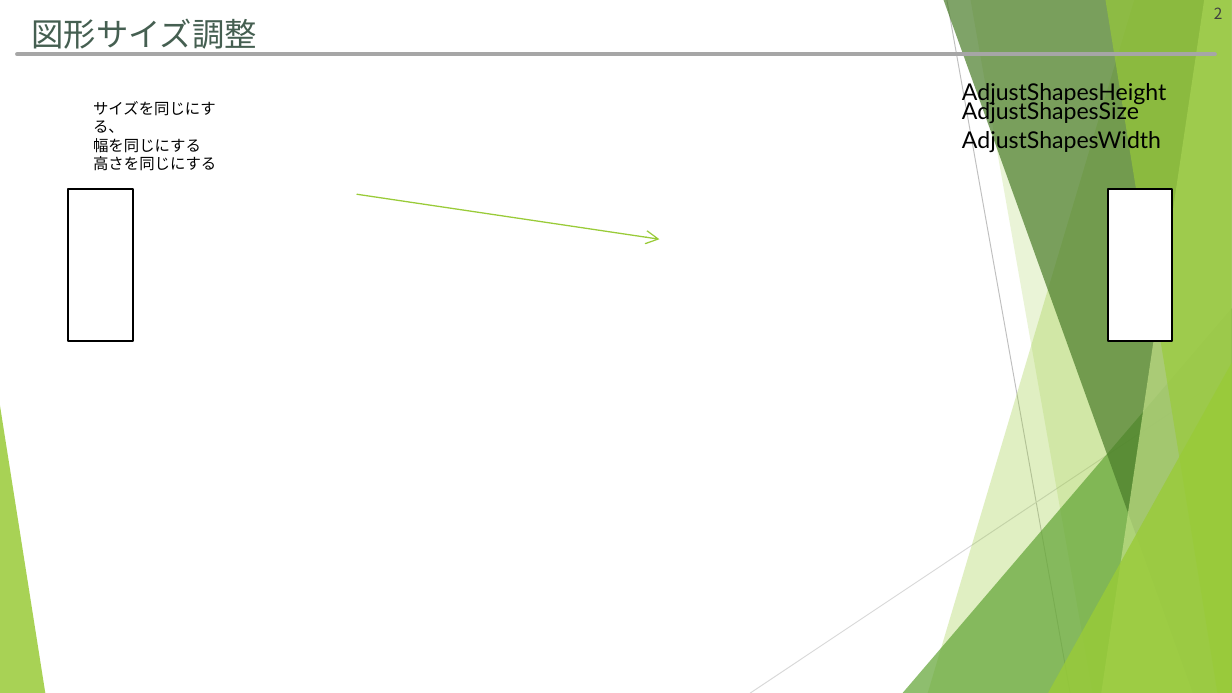
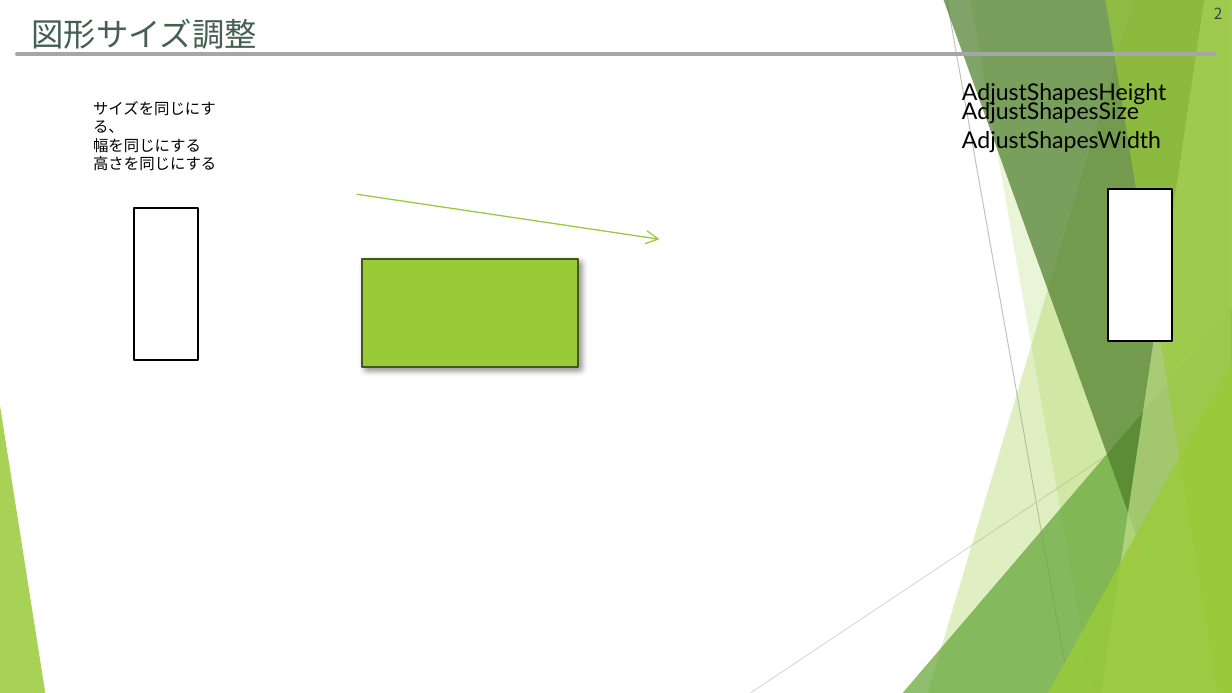
Before and after one commit to hitsuji-ga-u/pawapo, a slide deck: slide 2 of slide/customUI_debug.pptm. Drawn at 1232x693 pixels with LibreOffice and Linux fonts; fonts in the diff are those of the drawing. Boxes give left, top, right and bottom in pixels: in the first picture for what was removed or moved away, otherwise in the second. Text is boxed around its words. In the diff, an @@ line names an element or a change of style, - is before the commit and + after.

```diff
--- a/slide/customUI_debug.pptm
+++ b/slide/customUI_debug.pptm
@@ rectangle: place and size @@
-rectangle at (68, 189, 133, 341)
+rectangle at (134, 208, 199, 360)
@@ rectangle added at (362, 259, 579, 367), fill #99CB38, outline #435919 1.5 pt @@
```
Also in this commit, not shown: 2 other slides changed, 4 other files.
